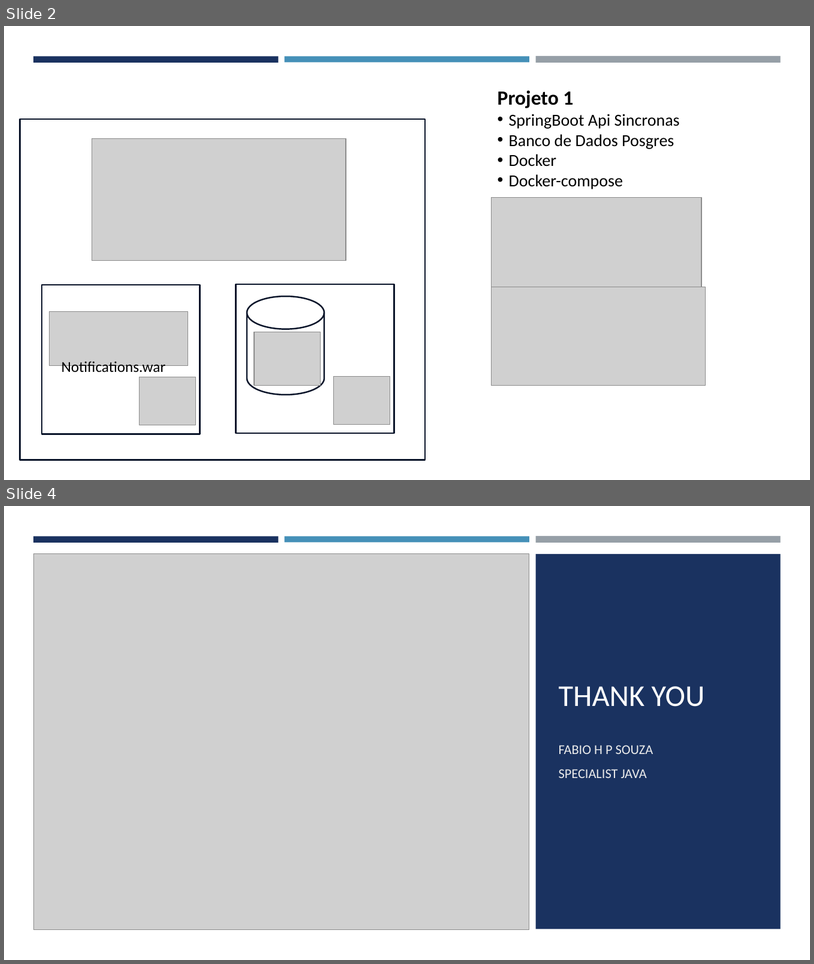
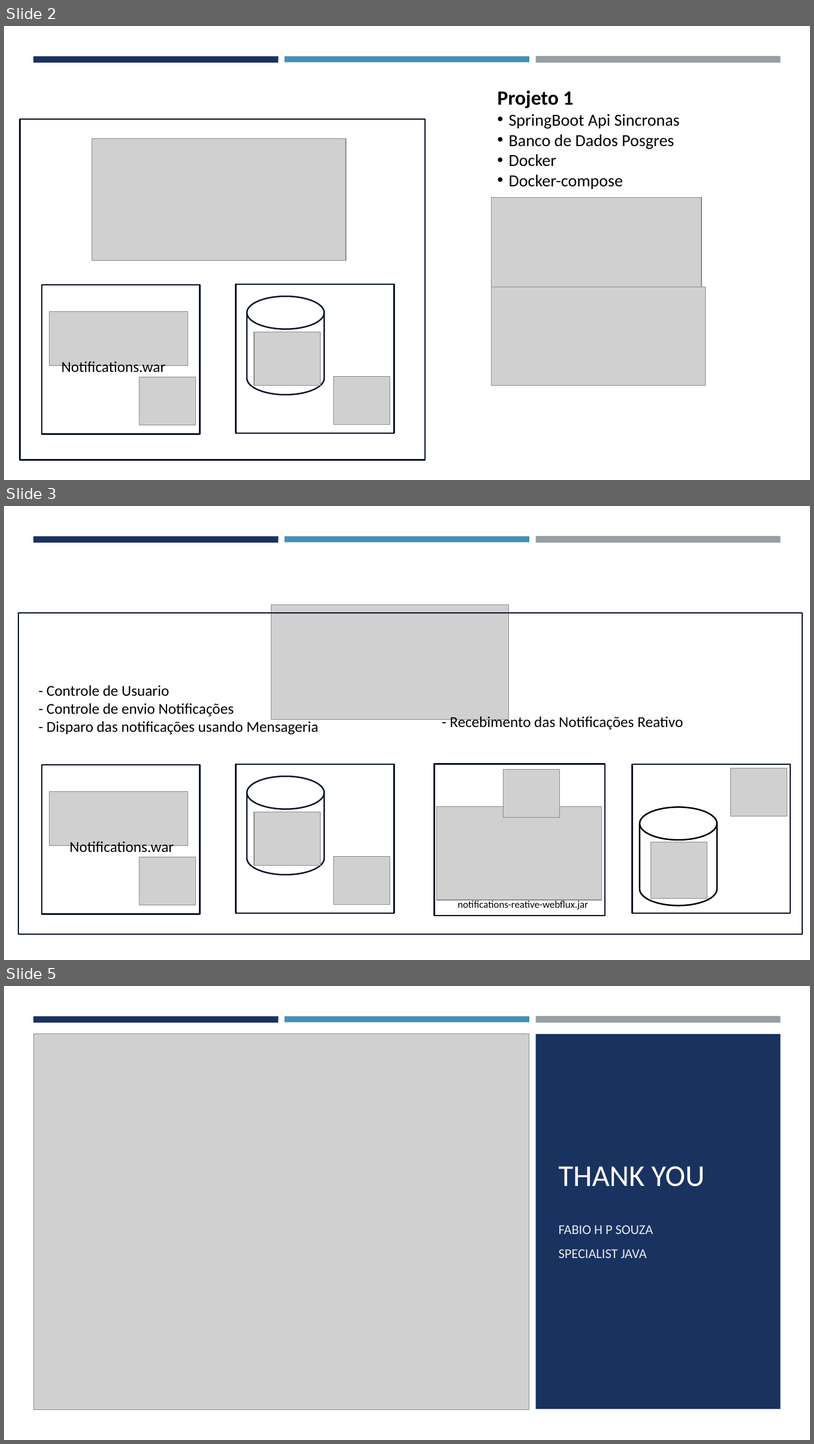
Before and after one commit to fahpsouza/notifications, a slide deck: docs/Notifications App.pptx. Shown one above the other, each under a label of ours: slides 2 and 4 before the commit, slides 2, 3 and 5 after it; the slides between them are not shown. The pictures are 814x964 and 814x1444 pixels, drawn with LibreOffice and Linux fonts; fonts in the diff are those of the drawing; grey boxes stand for pictures. Boxes give left, top, right and bottom in pixels: in the first picture for what was removed or moved away, otherwise in the second. Text is boxed around its words. In the diff, an @@ line names an element or a change of style, - is before the commit and + after.

Commit message:
RabbitMQ funcionando disparando as notificacoes pendentes para a api do Spring Webflux!

```diff
--- a/docs/Notifications App.pptx
+++ b/docs/Notifications App.pptx
@@ slide 3 added at (x1=4, y1=506, x2=810, y2=960), background #FFFFFF; not listed: 3 template elements that a slide beside it also shows @@
@@ rectangle added at (x1=18, y1=613, x2=803, y2=934), outline #0B162A 1.75 pt @@
@@ picture added at (x1=272, y1=605, x2=509, y2=720) @@
@@ text added at (x1=47, y1=685, x2=318, y2=735), 18 pt, text #000000 @@
+- Controle de Usuario
+- Controle de envio Notificações
+- Disparo das notificações usando Mensageria
@@ text added at (x1=450, y1=714, x2=683, y2=730), 18 pt, text #000000 @@
+- Recebimento das Notificações Reativo
@@ group added at (x1=42, y1=765, x2=200, y2=914): 2 pictures, 1 text, 1 rectangle @@
+Notifications.war
@@ group added at (x1=236, y1=765, x2=395, y2=913): 2 pictures, 1 cylinder, 1 rectangle @@
@@ group added at (x1=435, y1=764, x2=605, y2=916): 2 pictures, 1 rectangle, 1 text @@
+notifications-reative-webflux.jar
@@ group added at (x1=633, y1=765, x2=791, y2=913): 2 pictures, 1 rectangle, 1 cylinder @@
@@ what was slide 4 is now slide 5 @@
```
Also in this commit, not shown: 1 slide changed, 16 other files.
